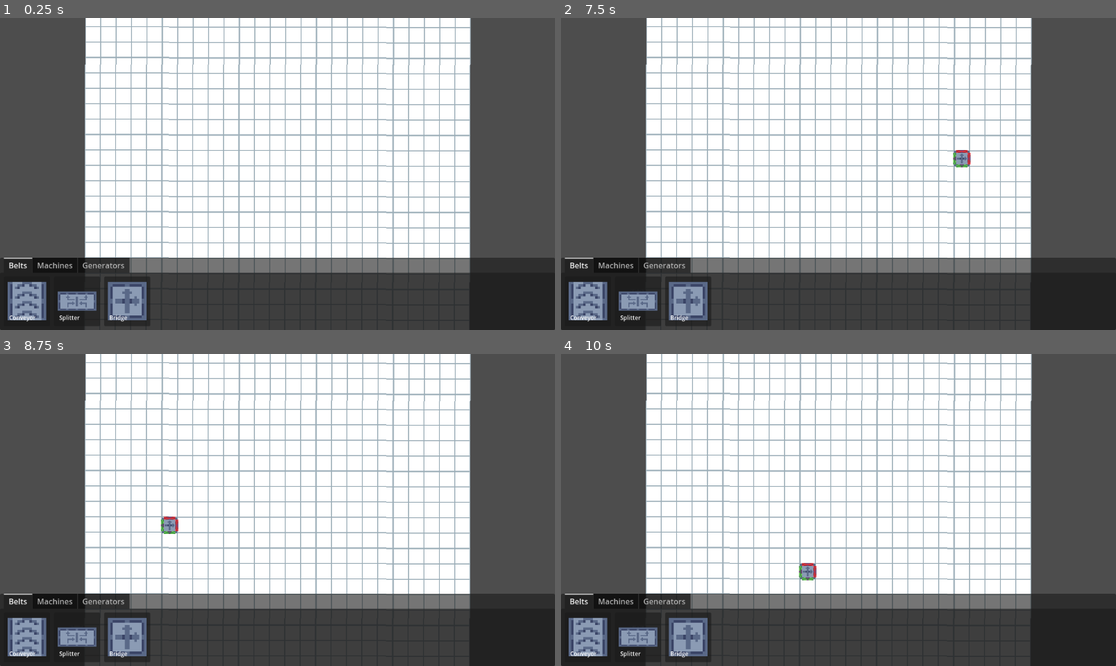
Above: before the commit, frames 1-4 (two rows, left to right).
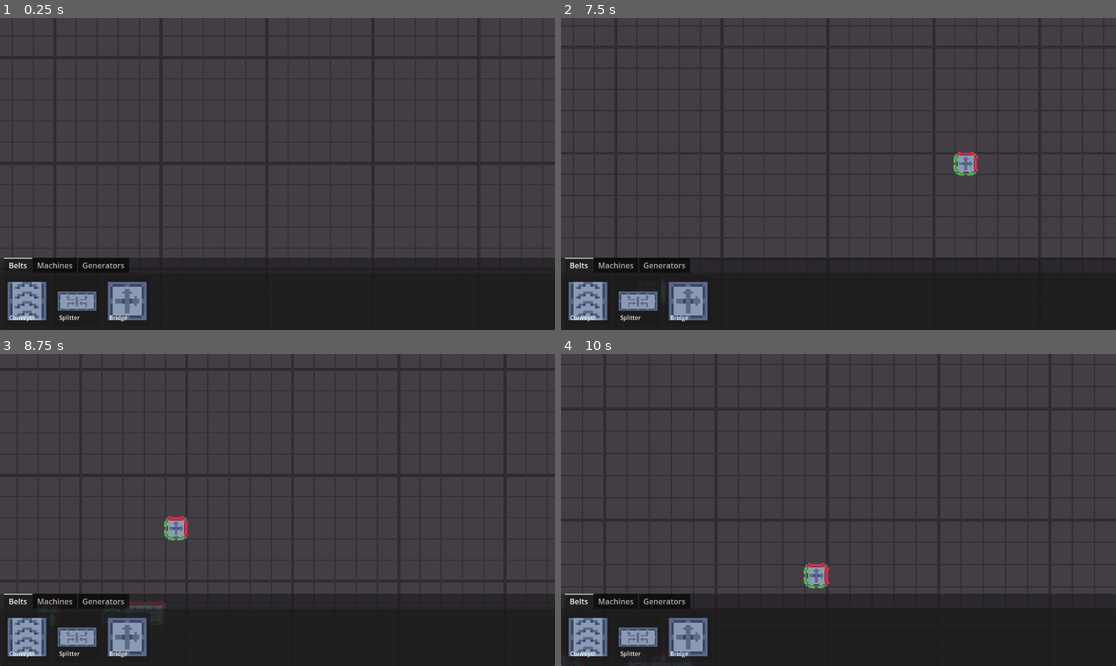
Above: after the commit, the same moments.

Repository: JeroenoBoy/Uncraft
Game: Godot game, scene res://Scenes/Game.tscn
Same seed, same stepped clock (60 frames per second), same inputs: the game is played once before the commit and once after it.
Inputs (mouse positions are in pixels of both pictures, inside the frame that each line leads up to):
- Up to frame 1 (0.25 s): no input
- Up to frame 2 (7.5 s): click (588, 301) at 0.5 s; click (638, 301) at 1.27 s; click (688, 301) at 2.02 s; click (588, 301) at 2.75 s; click (638, 301) at 3.52 s; click (688, 301) at 4.27 s; click (588, 301) at 5 s; click (638, 301) at 5.77 s; click (688, 301) at 6.52 s; tap Enter at 7.25 s; move the mouse to (960, 158) at 7.27 s; tap S (camera_down, bound only after the commit) at 7.35 s
- Up to frame 3 (8.75 s): tap A (camera_left, bound only after the commit) at 7.55, 8.1 s; move the mouse to (166, 525) at 8.02 s; tap D (camera_right, bound only after the commit) at 8.3 s
- Up to frame 4 (10 s): move the mouse to (894, 441) at 8.77 s; tap D (camera_right, bound only after the commit) at 8.85 s; tap W (camera_up, bound only after the commit) at 9.05, 9.6 s; move the mouse to (810, 572) at 9.52 s; tap Mouse wheel up (camera_zoom_in, bound only after the commit) at 9.8 s

The runs differ from the first frame. In frame 1, 69% of the frame differs, in the area x 0-100%, y 0-100%; in frame 2, 70%; in frame 3, 69%; in frame 4, 69%.

Commit message:
Camera movement

Diff:
--- a/Scenes/Game.tscn
+++ b/Scenes/Game.tscn
@@ -1,8 +1,13 @@
-[gd_scene load_steps=4 format=3 uid="uid://ckobtjtq4elpw"]
+[gd_scene load_steps=6 format=3 uid="uid://ckobtjtq4elpw"]
 
 [ext_resource type="Texture2D" uid="uid://d0nblk48tnynm" path="res://Assets/Sprites/Background.png" id="1_m7xa0"]
 [ext_resource type="PackedScene" uid="uid://dlqlwrhiaipoa" path="res://Scenes/MainStateMachine.tscn" id="2_fnk24"]
 [ext_resource type="Script" path="res://Scripts/Grid/Grid.gd" id="3_1fxpp"]
+[ext_resource type="Script" path="res://Scripts/CameraController.gd" id="3_7pnwj"]
+
+[sub_resource type="Curve" id="Curve_5copo"]
+_data = [Vector2(0, 0), 0.0, 0.374194, 0, 0, Vector2(1, 0.983253), 2.14735, 0.0, 0, 0]
+point_count = 2
 
 [node name="Game" type="Node2D"]
 
@@ -17,15 +22,22 @@
 [node name="Background" type="Polygon2D" parent="Environment"]
 texture_filter = 1
 texture_repeat = 2
-position = Vector2(0, -1)
-rotation = 0.00221506
-scale = Vector2(5, 5)
+position = Vector2(-16, -16)
+scale = Vector2(20, 20)
 texture = ExtResource("1_m7xa0")
-texture_offset = Vector2(16, 16)
-texture_scale = Vector2(5, 5)
+texture_scale = Vector2(20, 20)
 polygon = PackedVector2Array(-80, 80, -80, -80, 80, -80, 80, 80)
 polygons = [PackedInt32Array(0, 1, 2, 3)]
 
 [node name="Camera2D" type="Camera2D" parent="."]
+limit_left = -1616
+limit_top = -1616
+limit_right = 1584
+limit_bottom = 1584
+position_smoothing_enabled = true
+script = ExtResource("3_7pnwj")
+move_speed = 750
+zoom_speed = 0.2
+zoom_curve = SubResource("Curve_5copo")
 
 [node name="MainStateMachine" parent="." instance=ExtResource("2_fnk24")]
--- /dev/null
+++ b/Scripts/CameraController.gd
@@ -0,0 +1,52 @@
+class_name CameraController
+extends Camera2D
+
+static var instance: CameraController
+
+@export_group("Movement")
+@export var move_speed = 32
+
+@export_group("Zoom")
+@export var min_zoom = 0.5;
+@export var max_zoom = 2.0;
+@export var zoom_speed = 0.5;
+@export var zoom_curve: Curve
+
+var zoom_progress = 0
+var can_move = false
+
+func _init() -> void:
+	instance = self
+	zoom_progress = inverse_lerp(min_zoom, max_zoom,scale.x)
+
+func _process(delta: float) -> void:
+	_process_zoom()
+	_process_movement(delta)
+
+func _process_movement(delta: float):
+	var vertical = Input.get_axis("camera_down", "camera_up")
+	var horizontal = Input.get_axis("camera_left", "camera_right")
+	var input = Vector2(horizontal, -vertical).normalized()
+
+	if input.length() < .3:
+		input = Vector2.ZERO
+
+	var zoom_value = lerp(min_zoom, max_zoom, zoom_curve.sample(zoom_progress))
+	position += input * move_speed * delta * zoom_value
+
+	var vp = get_viewport_rect().size * (1/zoom.x) * .5
+	print(vp)
+	print(position)
+	position = Vector2(clamp(position.x, limit_left + vp.x, limit_right - vp.x), clamp(position.y, limit_top + vp.y, limit_bottom - vp.y))
+	print(position)
+
+func _process_zoom():
+	var zoom_input = 0
+	if Input.is_action_just_released("camera_zoom_in"):
+		zoom_input = -zoom_speed
+	elif Input.is_action_just_released("camera_zoom_out"):
+		zoom_input = zoom_speed
+
+	zoom_progress = clamp(zoom_progress + zoom_input * zoom_speed, 0, 1)
+	var zoom_value = lerp(min_zoom, max_zoom, zoom_curve.sample(zoom_progress))
+	zoom = Vector2.ONE * (1 / zoom_value)
--- a/Scripts/GameState/Game/BaseGameState.gd
+++ b/Scripts/GameState/Game/BaseGameState.gd
@@ -1,24 +1,29 @@
 class_name BaseGameState
 extends State
 
-var _item_selector = false
+var item_selector = false
+var can_move_camera = false
 var _item_selector_screen: ItemSelectorScreen
 
 func _on_first_activate():
-	if _item_selector:
+	if item_selector:
 		_item_selector_screen = UIManager.instance.get_screen("ItemSelector") as ItemSelectorScreen
 
 func _on_activate(state_data: Dictionary):
-	if _item_selector:
+	if item_selector:
 		_item_selector_screen.on_item_selected.connect(_on_item_selected)
 		_item_selector_screen.show_screen()
-	pass
+
+	if can_move_camera:
+		CameraController.instance.can_move = true
 
 func _on_deactivate():
-	if _item_selector:
+	if item_selector:
 		_item_selector_screen.on_item_selected.disconnect(_on_item_selected)
 		_item_selector_screen.hide_screen()
-	pass
+
+	if can_move_camera:
+		CameraController.instance.can_move = false
 
 func _on_item_selected(item: PlaceableItem):
 	state_machine.change_state("PlaceItem", { "item": item })
--- a/Scripts/GameState/Game/GameDefaultState.gd
+++ b/Scripts/GameState/Game/GameDefaultState.gd
@@ -2,7 +2,7 @@
 extends BaseGameState
 
 func _init():
-	_item_selector = true
+	item_selector = true
 
 func _on_activate(_state_data: Dictionary):
 	super._on_activate({})
--- a/Scripts/GameState/Game/GamePlaceItemState.gd
+++ b/Scripts/GameState/Game/GamePlaceItemState.gd
@@ -5,7 +5,7 @@
 var cancelAction: CancelableAction
 
 func _init():
-	_item_selector = true;
+	item_selector = true;
 
 func _on_activate(state_data: Dictionary):
 	super._on_activate({})
--- a/project.godot
+++ b/project.godot
@@ -59,6 +59,40 @@
 "events": [Object(InputEventKey,"resource_local_to_scene":false,"resource_name":"","device":-1,"window_id":0,"alt_press …(192 unchanged characters)…
 ]
 }
+camera_up={
+"deadzone": 0.5,
+"events": [Object(InputEventKey,"resource_local_to_scene":false,"resource_name":"","device":-1,"window_id":0,"alt_pressed":false,"shift_pressed":false,"ctrl_pressed":false,"meta_pressed":false,"pressed":false,"keycode":0,"physical_keycode":87,"key_label":0,"unicode":119,"location":0,"echo":false,"script":null)
+, Object(InputEventKey,"resource_local_to_scene":false,"resource_name":"","device":-1,"window_id":0,"alt_pressed":false,"shift_pressed":false,"ctrl_pressed":false,"meta_pressed":false,"pressed":false,"keycode":0,"physical_keycode":4194320,"key_label":0,"unicode":0,"location":0,"echo":false,"script":null)
+]
+}
+camera_down={
+"deadzone": 0.5,
+"events": [Object(InputEventKey,"resource_local_to_scene":false,"resource_name":"","device":-1,"window_id":0,"alt_pressed":false,"shift_pressed":false,"ctrl_pressed":false,"meta_pressed":false,"pressed":false,"keycode":0,"physical_keycode":83,"key_label":0,"unicode":115,"location":0,"echo":false,"script":null)
+, Object(InputEventKey,"resource_local_to_scene":false,"resource_name":"","device":-1,"window_id":0,"alt_pressed":false,"shift_pressed":false,"ctrl_pressed":false,"meta_pressed":false,"pressed":false,"keycode":0,"physical_keycode":4194322,"key_label":0,"unicode":0,"location":0,"echo":false,"script":null)
+]
+}
+camera_left={
+"deadzone": 0.5,
+"events": [Object(InputEventKey,"resource_local_to_scene":false,"resource_name":"","device":-1,"window_id":0,"alt_pressed":false,"shift_pressed":false,"ctrl_pressed":false,"meta_pressed":false,"pressed":false,"keycode":0,"physical_keycode":65,"key_label":0,"unicode":97,"location":0,"echo":false,"script":null)
+, Object(InputEventKey,"resource_local_to_scene":false,"resource_name":"","device":-1,"window_id":0,"alt_pressed":false,"shift_pressed":false,"ctrl_pressed":false,"meta_pressed":false,"pressed":false,"keycode":0,"physical_keycode":4194319,"key_label":0,"unicode":0,"location":0,"echo":false,"script":null)
+]
+}
+camera_right={
+"deadzone": 0.5,
+"events": [Object(InputEventKey,"resource_local_to_scene":false,"resource_name":"","device":-1,"window_id":0,"alt_pressed":false,"shift_pressed":false,"ctrl_pressed":false,"meta_pressed":false,"pressed":false,"keycode":0,"physical_keycode":68,"key_label":0,"unicode":100,"location":0,"echo":false,"script":null)
+, Object(InputEventKey,"resource_local_to_scene":false,"resource_name":"","device":-1,"window_id":0,"alt_pressed":false,"shift_pressed":false,"ctrl_pressed":false,"meta_pressed":false,"pressed":false,"keycode":0,"physical_keycode":4194321,"key_label":0,"unicode":0,"location":0,"echo":false,"script":null)
+]
+}
+camera_zoom_in={
+"deadzone": 0.5,
+"events": [Object(InputEventMouseButton,"resource_local_to_scene":false,"resource_name":"","device":-1,"window_id":0,"alt_pressed":false,"shift_pressed":false,"ctrl_pressed":false,"meta_pressed":false,"button_mask":8,"position":Vector2(236, 31),"global_position":Vector2(254, 118),"factor":1.0,"button_index":4,"canceled":false,"pressed":true,"double_click":false,"script":null)
+]
+}
+camera_zoom_out={
+"deadzone": 0.5,
+"events": [Object(InputEventMouseButton,"resource_local_to_scene":false,"resource_name":"","device":-1,"window_id":0,"alt_pressed":false,"shift_pressed":false,"ctrl_pressed":false,"meta_pressed":false,"button_mask":16,"position":Vector2(244, 33),"global_position":Vector2(262, 120),"factor":1.0,"button_index":5,"canceled":false,"pressed":true,"double_click":false,"script":null)
+]
+}
 
 [rendering]
 
Binary file changed: Assets/Sprites/Background.png
